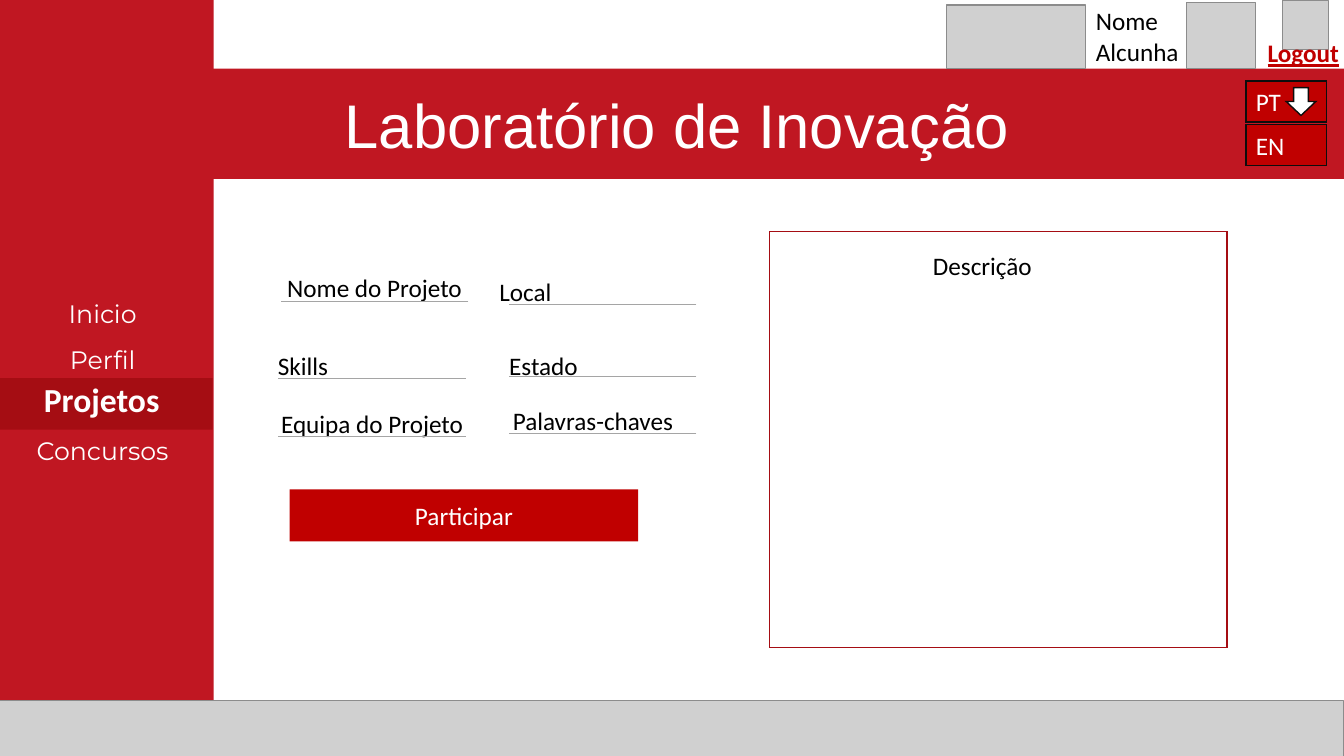
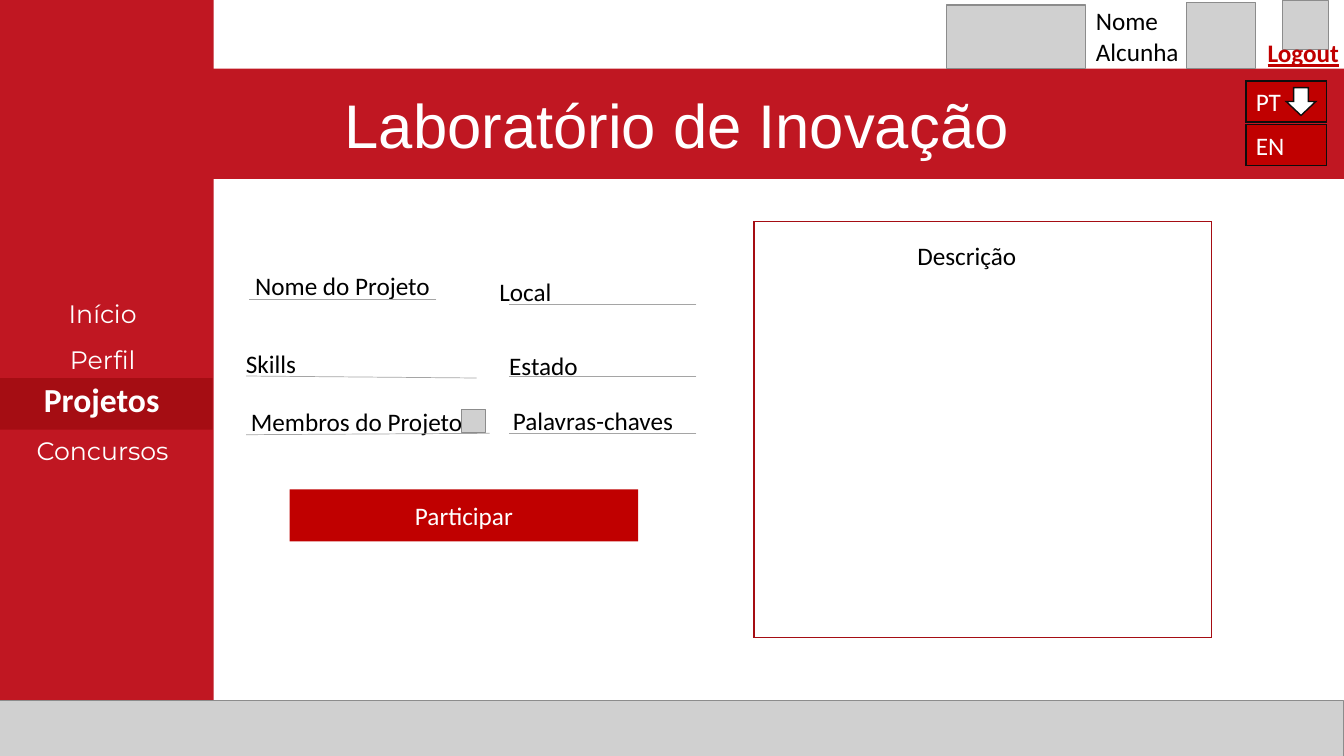
Before and after one commit to Reaf25pt/CriticalProject, a slide deck: slide 14 of frontend/Projetofinal.pptx. Drawn at 1344x756 pixels with LibreOffice and Linux fonts; fonts in the diff are those of the drawing; grey boxes stand for pictures. Boxes give left, top, right and bottom in pixels: in the first picture for what was removed or moved away, otherwise in the second. Text is boxed around its words. In the diff, an @@ line names an element or a change of style, - is before the commit and + after.

```diff
--- a/frontend/Projetofinal.pptx
+++ b/frontend/Projetofinal.pptx
@@ rectangle moved from (x1=769, y1=232, x2=1227, y2=648) to (x1=754, y1=222, x2=1212, y2=638) @@
@@ text "Descrição" moved from (x1=933, y1=257, x2=1032, y2=280) to (x1=917, y1=247, x2=1016, y2=270) @@
@@ text "Nome do Projeto" moved from (x1=287, y1=279, x2=462, y2=302) to (x1=255, y1=277, x2=430, y2=300) @@
@@ line moved from (469, 301) - (280, 301) to (437, 299) - (249, 299) @@
@@ text in rectangle at (x1=69, y1=304, x2=137, y2=323): text changed @@
-Inicio
+Início
@@ text "Skills" moved from (x1=278, y1=357, x2=328, y2=379) to (x1=246, y1=355, x2=296, y2=377) @@
@@ line moved from (466, 378) - (278, 378) to (477, 378) - (246, 376) @@
@@ text at (x1=251, y1=411, x2=463, y2=436): text changed @@
-Equipa do Projeto
+Membros do Projeto
@@ picture added at (x1=462, y1=409, x2=486, y2=433) @@
@@ line moved from (466, 437) - (278, 437) to (490, 434) - (246, 435) @@
```
Also in this commit, not shown: 20 other slides changed.
